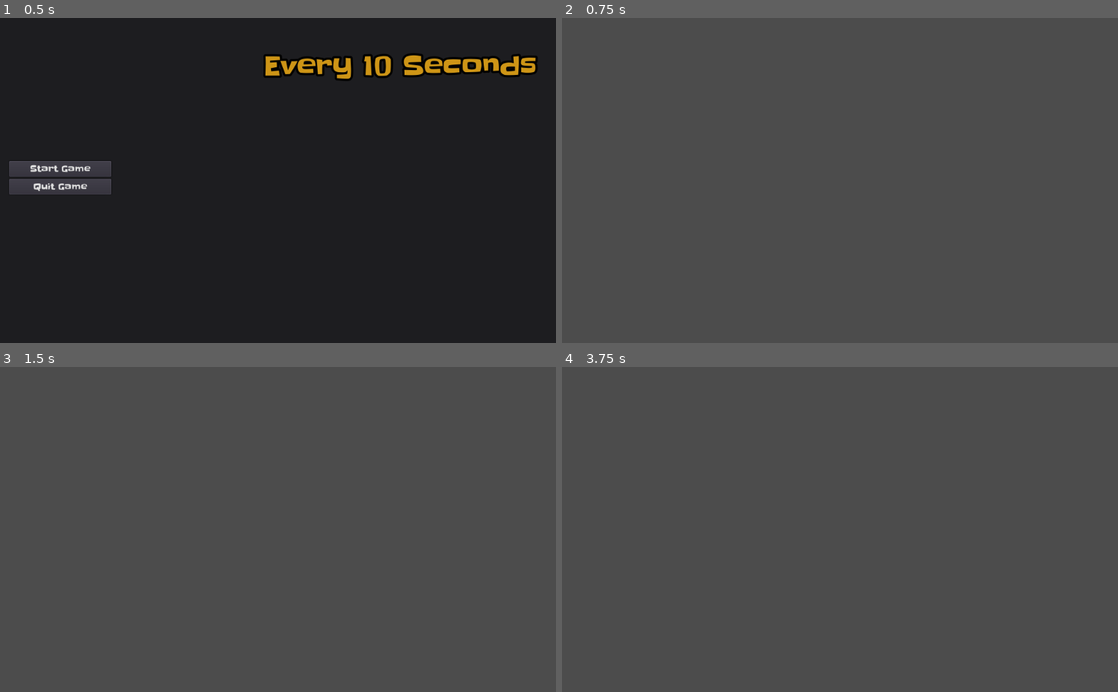
Above: before the commit, frames 1-4 (two rows, left to right).
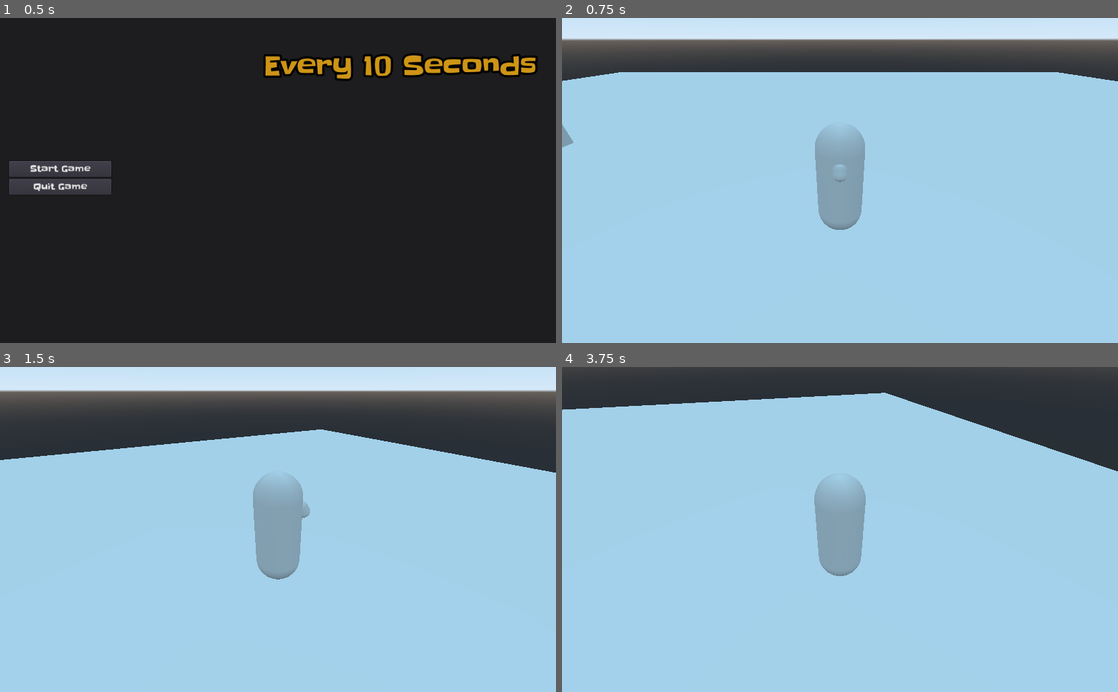
Above: after the commit, the same moments.

Repository: bbrieber/LD51
Game: Godot game, scene res://src/scenes/MainMenu.tscn
The game is run twice, just before and just after one commit, with the same random seed, the same clock (stepped at 60 frames per second) and the same inputs.
Inputs (mouse positions are in pixels of both pictures, inside the frame that each line leads up to):
- Up to frame 1 (0.5 s): no input
- Up to frame 2 (0.75 s): click "Start Game" at 0.5 s
- Up to frame 3 (1.5 s): tap Enter at 1.25 s; move the mouse to (400, 513) at 1.27 s; hold D (Right) from 1.28 s (still down); tap Space (Jump, bound only after the commit) at 1.35 s
- Up to frame 4 (3.75 s): tap Space (Jump, bound only after the commit) at 1.52, 1.82, 2.1, 2.27, 2.57, 2.85, 3.6 s; move the mouse to (728, 545) at 2.02 s; release D (Right) at 2.03 s; hold S (Backward) 2.03-2.78 s; move the mouse to (895, 458) at 2.77 s; hold D (Right) 2.78-3.53 s; move the mouse to (812, 594) at 3.52 s; hold W (Forward) from 3.53 s (still down)

Frame 1 is identical in both runs. In frame 2, 93% of the frame differs, in the area x 0-100%, y 0-100%; in frame 3, 93%; in frame 4, 98%, in the area x 0-100%, y 1-100%.

Commit message:
initial Player and Pickupm logic

Diff:
--- a/project/project.godot
+++ b/project/project.godot
@@ -49,6 +49,11 @@
 "events": [ Object(InputEventKey,"resource_local_to_scene":false,"resource_name":"","device":0,"alt":false,"shift":false,"control":false,"meta":false,"command":false,"pressed":false,"scancode":68,"physical_scancode":0,"unicode":0,"echo":false,"script":null)
  ]
 }
+Jump={
+"deadzone": 0.5,
+"events": [ Object(InputEventKey,"resource_local_to_scene":false,"resource_name":"","device":0,"alt":false,"shift":false,"control":false,"meta":false,"command":false,"pressed":false,"scancode":32,"physical_scancode":0,"unicode":0,"echo":false,"script":null)
+ ]
+}
 
 [physics]
 
--- /dev/null
+++ b/project/src/Assets/PickUp.gd
@@ -0,0 +1,6 @@
+extends Spatial
+
+
+
+func on_pickup(body):
+	queue_free()
--- /dev/null
+++ b/project/src/Assets/PickUp.tscn
@@ -0,0 +1,24 @@
+[gd_scene load_steps=4 format=2]
+
+[ext_resource path="res://src/Assets/PickUp.gd" type="Script" id=1]
+
+[sub_resource type="SphereShape" id=1]
+radius = 0.5
+
+[sub_resource type="SphereMesh" id=2]
+
+[node name="PickUp" type="Spatial"]
+script = ExtResource( 1 )
+
+[node name="Area" type="Area" parent="."]
+transform = Transform( 1, 0, 0, 0, 1, 0, 0, 0, 1, 0, 1, 0 )
+collision_layer = 4
+
+[node name="CollisionShape" type="CollisionShape" parent="Area"]
+shape = SubResource( 1 )
+
+[node name="MeshInstance" type="MeshInstance" parent="Area"]
+transform = Transform( 0.25, 0, 0, 0, 0.25, 0, 0, 0, 0.25, 0, 0, 0 )
+mesh = SubResource( 2 )
+
+[connection signal="body_entered" from="Area" to="." method="on_pickup"]
--- a/project/src/Autoload/MusicManager.gd
+++ b/project/src/Autoload/MusicManager.gd
@@ -13,7 +13,7 @@
 # Called when the node enters the scene tree for the first time.
 func _ready():
 	music_player.stream = music
-	play_music() # Replace with function body.
+	#play_music() # Replace with function body.
 
 
 # Called every frame. 'delta' is the elapsed time since the previous frame.
--- a/project/src/CI_Scene.tscn
+++ /dev/null
@@ -1,14 +0,0 @@
-[gd_scene format=2]
-
-[node name="Control" type="Control"]
-anchor_right = 1.0
-anchor_bottom = 1.0
-
-[node name="Label" type="Label" parent="."]
-anchor_top = 0.5
-anchor_right = 1.0
-anchor_bottom = 0.5
-margin_top = -7.0
-margin_bottom = 7.0
-text = "Hello GitHub"
-align = 1
--- /dev/null
+++ b/project/src/Environment/BoxObstacle.tscn
@@ -0,0 +1,15 @@
+[gd_scene load_steps=3 format=2]
+
+[sub_resource type="BoxShape" id=1]
+
+[sub_resource type="CubeMesh" id=2]
+
+[node name="BoxObstacle" type="StaticBody"]
+
+[node name="CollisionShape" type="CollisionShape" parent="."]
+transform = Transform( 1, 0, 0, 0, 1, 0, 0, 0, 1, 0, 1, 0 )
+shape = SubResource( 1 )
+
+[node name="MeshInstance" type="MeshInstance" parent="."]
+transform = Transform( 1, 0, 0, 0, 1, 0, 0, 0, 1, 0, 1, 0 )
+mesh = SubResource( 2 )
--- /dev/null
+++ b/project/src/Player/Player.gd
@@ -0,0 +1,41 @@
+extends KinematicBody
+
+export var speed := 7.0
+export var jump_strength := 20.0
+export var gravity := 50.0
+
+var _velocity := Vector3.ZERO
+var _snap_vector := Vector3.DOWN
+
+onready var _spring_arm : SpringArm = $SpringArm
+onready var _model : Spatial = $PlayerModel
+
+func _physics_process(delta) -> void:
+	var move_direction := Vector3.ZERO
+	move_direction.x = Input.get_action_strength("Right") - Input.get_action_strength("Left")
+	move_direction.z = Input.get_action_strength("Backward") - Input.get_action_strength("Forward")
+	move_direction = move_direction.rotated(Vector3.UP, _spring_arm.rotation.y).normalized() #FIXME remove this normalized
+
+	_velocity.x = move_direction.x * speed
+	_velocity.z = move_direction.z * speed
+	_velocity.y -= gravity * delta
+
+	var just_landed := is_on_floor() and _snap_vector == Vector3.ZERO
+	var is_jumping := is_on_floor() and Input.is_action_just_pressed("Jump")
+
+	if is_jumping:
+		_velocity.y = jump_strength
+		_snap_vector = Vector3.ZERO
+	elif just_landed:
+		_snap_vector = Vector3.DOWN
+
+	_velocity = move_and_slide_with_snap(_velocity,_snap_vector,Vector3.UP,true)
+
+
+	if _velocity.length() > 0.2:
+		var look_direction = Vector2(_velocity.z, _velocity.x)
+		_model.rotation.y = look_direction.angle()
+
+
+func _process(delta) -> void:
+	_spring_arm.translation = translation
--- /dev/null
+++ b/project/src/Player/Player.tscn
@@ -0,0 +1,43 @@
+[gd_scene load_steps=6 format=2]
+
+[ext_resource path="res://src/Player/Player.gd" type="Script" id=1]
+[ext_resource path="res://src/Player/SpringArm.gd" type="Script" id=2]
+
+[sub_resource type="CapsuleShape" id=1]
+radius = 0.5
+height = 1.5
+
+[sub_resource type="CapsuleMesh" id=2]
+radius = 0.5
+mid_height = 1.5
+
+[sub_resource type="CapsuleMesh" id=3]
+
+[node name="Player" type="KinematicBody"]
+transform = Transform( 1, 0, 0, 0, 1, 0, 0, 0, 1, 0, 1, 0 )
+collision_mask = 7
+script = ExtResource( 1 )
+
+[node name="CollisionShape" type="CollisionShape" parent="."]
+transform = Transform( 1, 0, 0, 0, -4.37114e-08, -1, 0, 1, -4.37114e-08, 0, 0, 0 )
+shape = SubResource( 1 )
+
+[node name="PlayerModel" type="Spatial" parent="."]
+transform = Transform( 1, 0, 0, 0, 1, 0, 0, 0, 1, 0, 0, 0 )
+
+[node name="PlayerSkin" type="MeshInstance" parent="PlayerModel"]
+transform = Transform( -1, -8.74228e-08, 3.82137e-15, 0, -4.37114e-08, -1, 8.74228e-08, -1, 4.37114e-08, 0, 0, 0 )
+mesh = SubResource( 2 )
+skeleton = NodePath("../..")
+
+[node name="MeshInstance" type="MeshInstance" parent="PlayerModel/PlayerSkin"]
+transform = Transform( 0.142047, 0, 0, 0, 0.120539, -0.0577754, 0, 0.0714144, 0.0975179, 0, -0.499667, -0.476331 )
+mesh = SubResource( 3 )
+
+[node name="SpringArm" type="SpringArm" parent="."]
+transform = Transform( 1, 0, 0, 0, 0.854586, 0.51931, 0, -0.51931, 0.854586, 0, 0, 0 )
+spring_length = 5.0
+margin = 0.25
+script = ExtResource( 2 )
+
+[node name="Camera" type="Camera" parent="SpringArm"]
--- /dev/null
+++ b/project/src/Player/SpringArm.gd
@@ -0,0 +1,19 @@
+extends SpringArm
+
+
+
+export var mouse_sensitivity := 0.05
+
+func _ready() ->void:
+	set_as_toplevel(true)
+	Input.set_mouse_mode(Input.MOUSE_MODE_CAPTURED)
+
+
+
+func _input(event):
+	if event is InputEventMouseMotion:
+		rotation_degrees.x -= event.relative.y * mouse_sensitivity
+		rotation_degrees.x = clamp(rotation_degrees.x,-90.0,30.0)
+
+		rotation_degrees.y -= event.relative.x * mouse_sensitivity
+		rotation_degrees.y = wrapf(rotation_degrees.y,0.0,360.0)
--- a/project/src/scenes/InGameUi.tscn
+++ b/project/src/scenes/InGameUi.tscn
@@ -1,6 +1,6 @@
 [gd_scene load_steps=6 format=2]
 
-[ext_resource path="res://src/scenes/InGameUi.gd" type="Script" id=1]
+[ext_resource path="res://src/scripts/InGameUi.gd" type="Script" id=1]
 [ext_resource path="res://src/fonts/LD_Font_Label.tres" type="DynamicFont" id=2]
 [ext_resource path="res://src/themes/LD51_Theme.tres" type="Theme" id=3]
 [ext_resource path="res://src/UI/QuitGameButton.tscn" type="PackedScene" id=4]
--- a/project/src/scenes/MainScene.tscn
+++ b/project/src/scenes/MainScene.tscn
@@ -1,7 +1,46 @@
-[gd_scene load_steps=2 format=2]
+[gd_scene load_steps=7 format=2]
 
 [ext_resource path="res://src/scenes/InGameUi.tscn" type="PackedScene" id=1]
+[ext_resource path="res://src/Environment/BoxObstacle.tscn" type="PackedScene" id=2]
+[ext_resource path="res://src/Player/Player.tscn" type="PackedScene" id=3]
+[ext_resource path="res://src/Assets/PickUp.tscn" type="PackedScene" id=4]
+
+[sub_resource type="BoxShape" id=3]
+extents = Vector3( 30, 0.1, 30 )
+
+[sub_resource type="CubeMesh" id=2]
+size = Vector3( 60, 0.2, 60 )
 
 [node name="Root" type="Spatial"]
 
 [node name="InGameUi" parent="." instance=ExtResource( 1 )]
+
+[node name="Spatial" type="Spatial" parent="."]
+
+[node name="StaticBody" type="StaticBody" parent="Spatial"]
+
+[node name="CollisionShape" type="CollisionShape" parent="Spatial/StaticBody"]
+transform = Transform( 1, 0, 0, 0, 1, 0, 0, 0, 1, 0, -0.1, 0 )
+shape = SubResource( 3 )
+
+[node name="MeshInstance" type="MeshInstance" parent="Spatial/StaticBody"]
+transform = Transform( 1, 0, 0, 0, 1, 0, 0, 0, 1, 0, -0.1, 0 )
+mesh = SubResource( 2 )
+
+[node name="BoxObstacle" parent="Spatial" instance=ExtResource( 2 )]
+transform = Transform( 1, 0, 0, 0, 1, 0, 0, 0, 1, -14.7022, 0, 3.45129 )
+
+[node name="BoxObstacle2" parent="Spatial" instance=ExtResource( 2 )]
+transform = Transform( 1, 0, 0, 0, 1, 0, 0, 0, 1, -12.4081, 0, -3.20721 )
+
+[node name="BoxObstacle3" parent="Spatial" instance=ExtResource( 2 )]
+transform = Transform( 0.684025, 0, 0.729458, 0, 1, 0, -0.729458, 0, 0.684025, -12.4605, 0, 0.376341 )
+
+[node name="BoxObstacle4" parent="Spatial" instance=ExtResource( 2 )]
+transform = Transform( 1, 0, 0, 0, 1, 0, 0, 0, 1, -15.8474, 0, 0 )
+
+[node name="Player" parent="Spatial" instance=ExtResource( 3 )]
+transform = Transform( 1, 0, 0, 0, 1, 0, 0, 0, 1, 0.168753, 1.28218, 1.0088 )
+
+[node name="PickUp" parent="Spatial" instance=ExtResource( 4 )]
+transform = Transform( 1, 0, 0, 0, 1, 0, 0, 0, 1, -6.73029, 1.57356e-05, 11.2449 )
--- a/project/src/scenes/InGameUi.gd
+++ b/project/src/scripts/InGameUi.gd
@@ -15,6 +15,10 @@
 	paused = value
 	scene_tree.paused = value
 	pause_overlay.visible = value
+	if paused:
+		Input.set_mouse_mode(Input.MOUSE_MODE_CAPTURED)
+	if paused:
+		Input.set_mouse_mode(Input.MOUSE_MODE_VISIBLE)
 
 
 func _on_continue_button_up():
